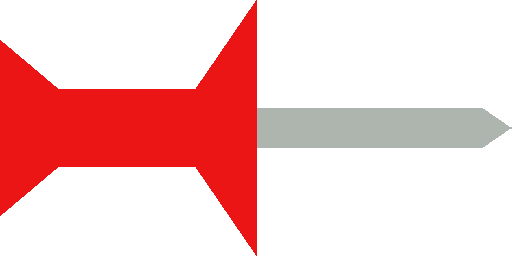
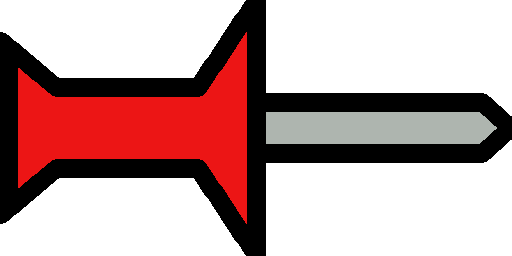
Layered file, before and after one edit (512 × 256). Changes by layer:
added layer "PinOutline" above "HeadOutline" over [253, 93, 512, 163]
added layer "HeadOutline" above "Pin" over [0, 0, 266, 256]
